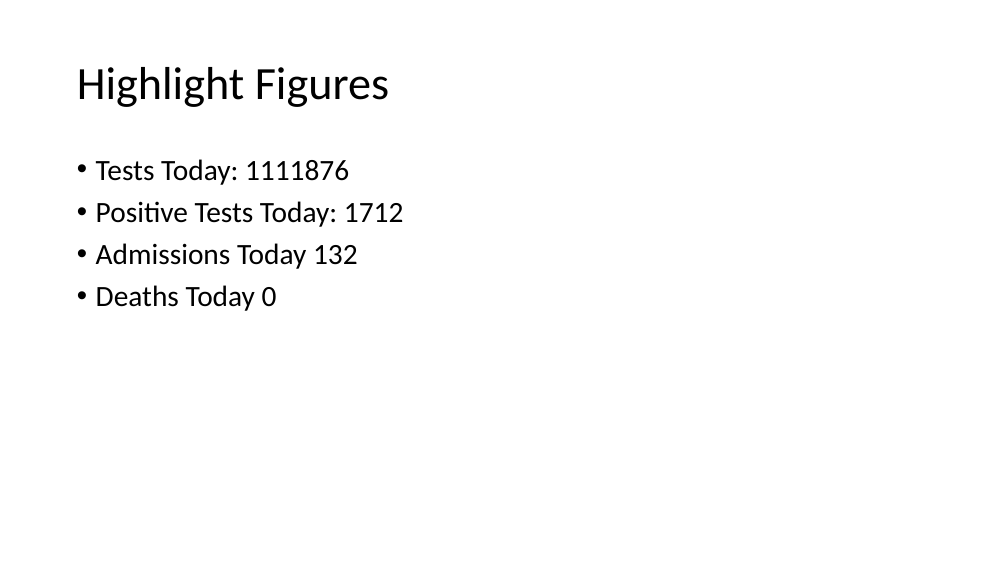
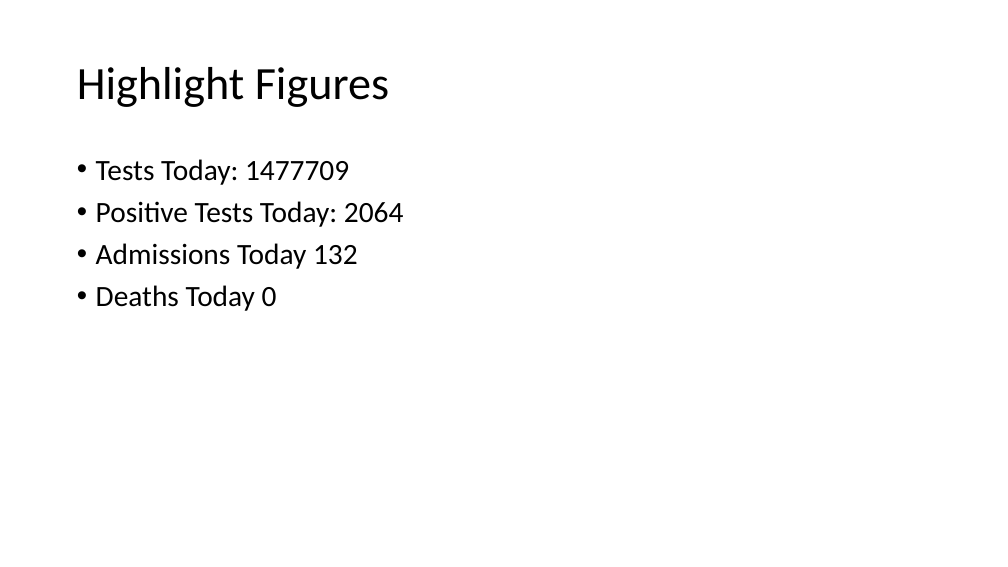
Before and after one commit to evolvedlight/uk_covid_slides, a slide deck: slide 2 of CovidData.pptx. Drawn at 1008x567 pixels with LibreOffice and Linux fonts; fonts in the diff are those of the drawing. Boxes give left, top, right and bottom in pixels: in the first picture for what was removed or moved away, otherwise in the second. Text is boxed around its words. In the diff, an @@ line names an element or a change of style, - is before the commit and + after.

Commit message:
Add updated figures

```diff
--- a/CovidData.pptx
+++ b/CovidData.pptx
@@ text at <box>96,159,404,227</box>: text changed @@
-• Tests Today: 1111876
-• Positive Tests Today: 1712
+• Tests Today: 1477709
+• Positive Tests Today: 2064
```
